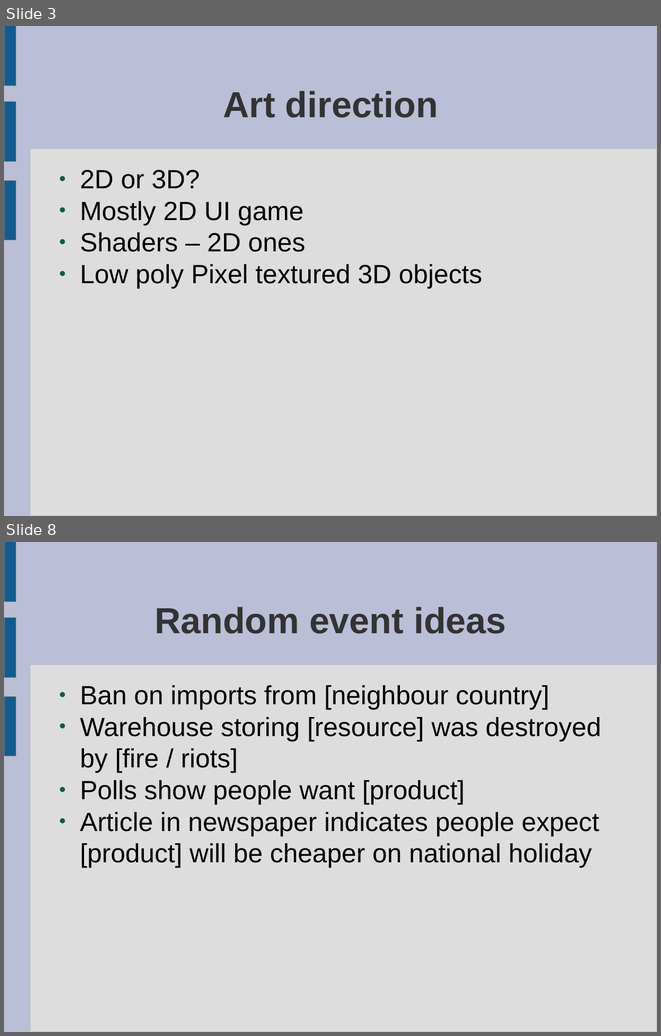
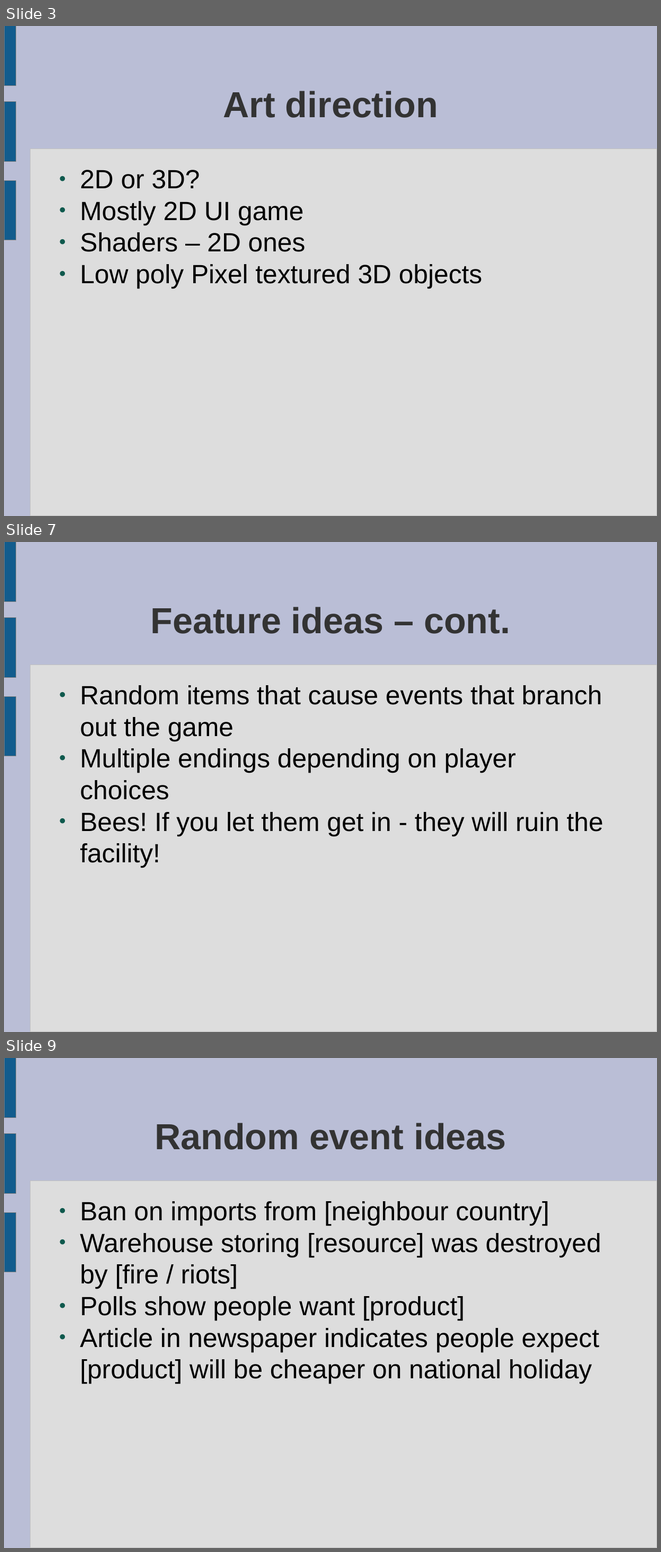
Before and after one commit to ktosox/JingleGameJam2024, a slide deck: GDD.odp. Shown one above the other, each under a label of ours: slides 3 and 8 before the commit, slides 3, 7 and 9 after it; the slides between them are not shown. The pictures are 661x1036 and 661x1552 pixels, drawn with LibreOffice and Linux fonts; fonts in the diff are those of the drawing. Boxes give left, top, right and bottom in pixels: in the first picture for what was removed or moved away, otherwise in the second. Text is boxed around its words. In the diff, an @@ line names an element or a change of style, - is before the commit and + after.

```diff
--- a/GDD.odp
+++ b/GDD.odp
@@ slide 7 added at (4,542,657,1032), background #BABED6; not listed: 4 template elements that a slide beside it also shows @@
@@ title added at (151,607,510,634), 44 pt, text #333333, bold @@
+Feature ideas – cont.
@@ text added at (80,685,603,867), 32 pt, text #000000 @@
+● Random items that cause events that branch out the game
+● Multiple endings depending on player choices
+● Bees! If you let them get in - they will ruin the facility!
@@ what was slide 8 is now slide 9 @@
```
Also in this commit, not shown: 4 slides changed, 1 other slide added, 1 slide removed.
